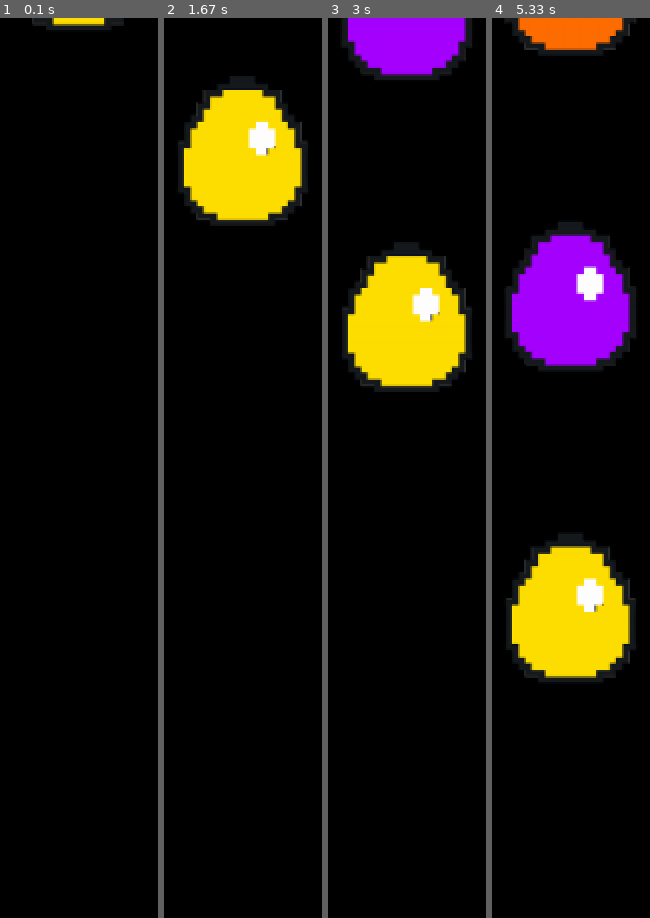
Above: before the commit, frames 1-4 (left to right).
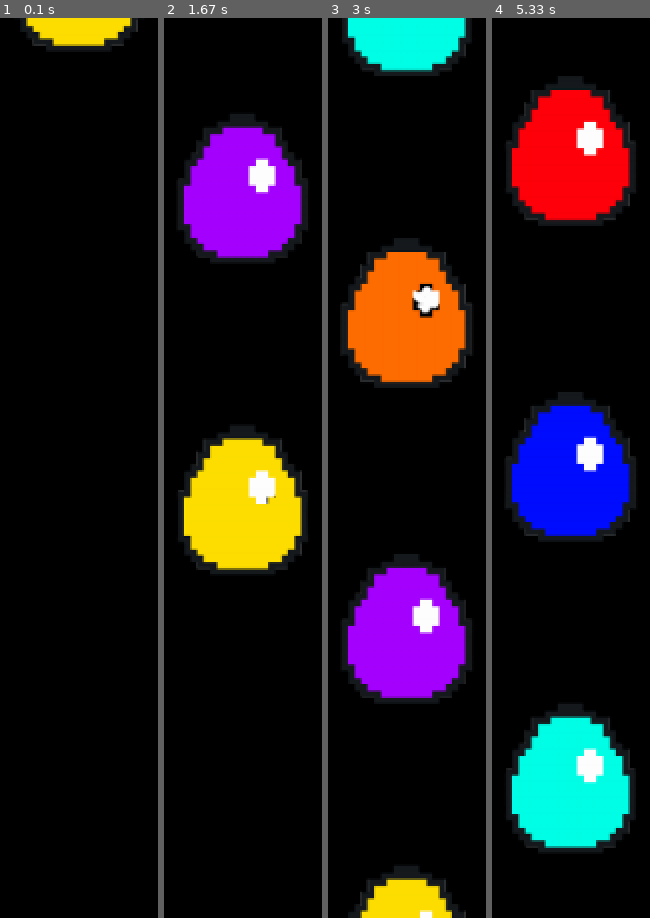
Above: after the commit, the same moments.

Repository: gruntfutuk/pygame_egg
Game: pygame game, started from egg_sorter.py
The game is run twice, just before and just after one commit, with the same random seed, the same clock (stepped at 60 frames per second) and the same inputs.
Inputs:
- Up to frame 1 (0.1 s): no input
- Up to frame 2 (1.67 s): no input
- Up to frame 3 (3 s): no input
- Up to frame 4 (5.33 s): no input

The runs differ from the first frame. In frame 1, 2.1% of the frame differs, in the area x 12-88%, y 0-4%; in frame 2, 25%; in frame 3, 27%; in frame 4, 56%, in the area x 8-92%, y 0-93%.

Commit message:
A few tweaks and removed logging

Diff:
--- a/egg_sorter.py
+++ b/egg_sorter.py
@@ -2,8 +2,8 @@
 from dataclasses import dataclass, field
 import pygame as py
 from random import choice
-import logging
-from time import sleep
+from pathlib import Path
+
 
 class Colour(Enum):
     RED = auto()
@@ -17,56 +17,47 @@
 @dataclass
 class Egg:
     colour: Colour
+    name: str = ""
     status: str = 'ready'
     image: None = None
     egg: list = field(default_factory=list)
     rect: list = field(default_factory=list)
 
     def __post_init__(self):
+        self.name = self.colour.name.title()
+        image_file = Path(f"{self.name.lower()}egg.png")
+        if not (image_file.exists() and image_file.is_file()):
+            raise ValueError(f'Image file {image_file} does not exist')
         self.image = py.image.load(f"{self.name.lower()}egg.png")
         for _ in range(2):
             self.egg.append(py.transform.scale(self.image, (150, 150)))
             self.rect.append(self.egg[-1].get_rect())
-            self.rect[-1].centerx = screen_w // 2
+            self.rect[-1].centerx = SCREEN_W // 2
             self.rect[-1].y = -108
-
-    @property
-    def name(self):
-        return self.colour.name
 
     @property
     def again(self):
         return self.rect[1].y == distance
 
     def __str__(self):
-        return (
-                f"{self.name} - status: {self.status}, y: {self.rect[-1].y}"
-                )
+        return f"{self.name} - status: {self.status}, y: {self.rect[-1].y}"
 
     def animate(self):
-        if self.rect[1].y > screen_h:
+        if self.rect[1].y > SCREEN_H:
             self.status = 'ready'
             self.rect[1].y = -108
-            screen.blit(self.egg[1], self.rect[1])
-            logging.info(f'animate reset: {self}')
         elif self.status == 'start':
             self.rect[1].y += speed
-            screen.blit(self.egg[1], self.rect[1])
-            logging.info(f'animate moved down: {self}')
+        screen.blit(self.egg[1], self.rect[1])
 
 
 # Function for random egg
 def egg_random():
     choices = [egg for egg in eggs if egg.status == 'ready']
-    logging.info(f'Choices: {", ".join(egg.name for egg in choices)}')
     if choices:
         chosen = choice(choices)
         chosen.status = 'start'
-        logging.info(f'Picked: {chosen.name}')
 
-
-# set up logging
-logging.basicConfig(level=logging.CRITICAL, format='** DEBUGGING ** %(message)s')
 
 # Start pygame library#
 py.init()
@@ -74,15 +65,15 @@
 # Define title of screen#
 py.display.set_caption("Colourful Sorting")
 # RGB define colour
-Black = (0, 0, 0)
+BLACK = (0, 0, 0)
 # Define size of the screen#
-screen_w = 1300
-screen_h = 650
-screen = py.display.set_mode((screen_w, screen_h))
+SCREEN_W = 1300
+SCREEN_H = 650
+screen = py.display.set_mode((SCREEN_W, SCREEN_H))
 icon = py.image.load("rainbowegg.png")
 py.display.set_icon(icon)
 # Display background colour
-screen.fill(Black)
+screen.fill(BLACK)
 
 # Egg Load
 eggs = [Egg(colour) for colour in Colour]
@@ -90,7 +81,7 @@
 # variable use for animation
 distance = 120
 speed = 3
-FPS = 30  # variable use for frame rate
+FPS = 80  # variable use for frame rate
 clock = py.time.Clock()  # Use the Clock function
 
 # Event detector#
@@ -103,15 +94,15 @@
             running = False
 
     # fill the screen again every time of while running
-    screen.fill(Black)
+    screen.fill(BLACK)
     for egg in eggs:
         egg.animate()
         if egg.again:  # room to drop another egg
-            logging.info(f'distance check: {egg.rect[1].y == distance} ({distance})')
             egg_random()
 
     # Update to screen
     py.display.update()
     # Update display for 30 time per second
     clock.tick(FPS)
+
 py.quit()
